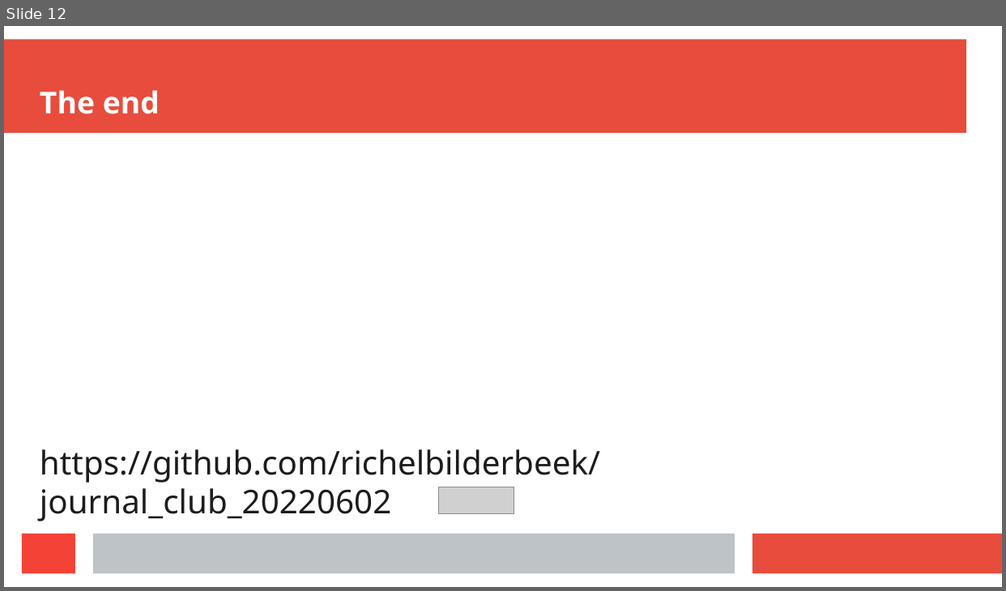
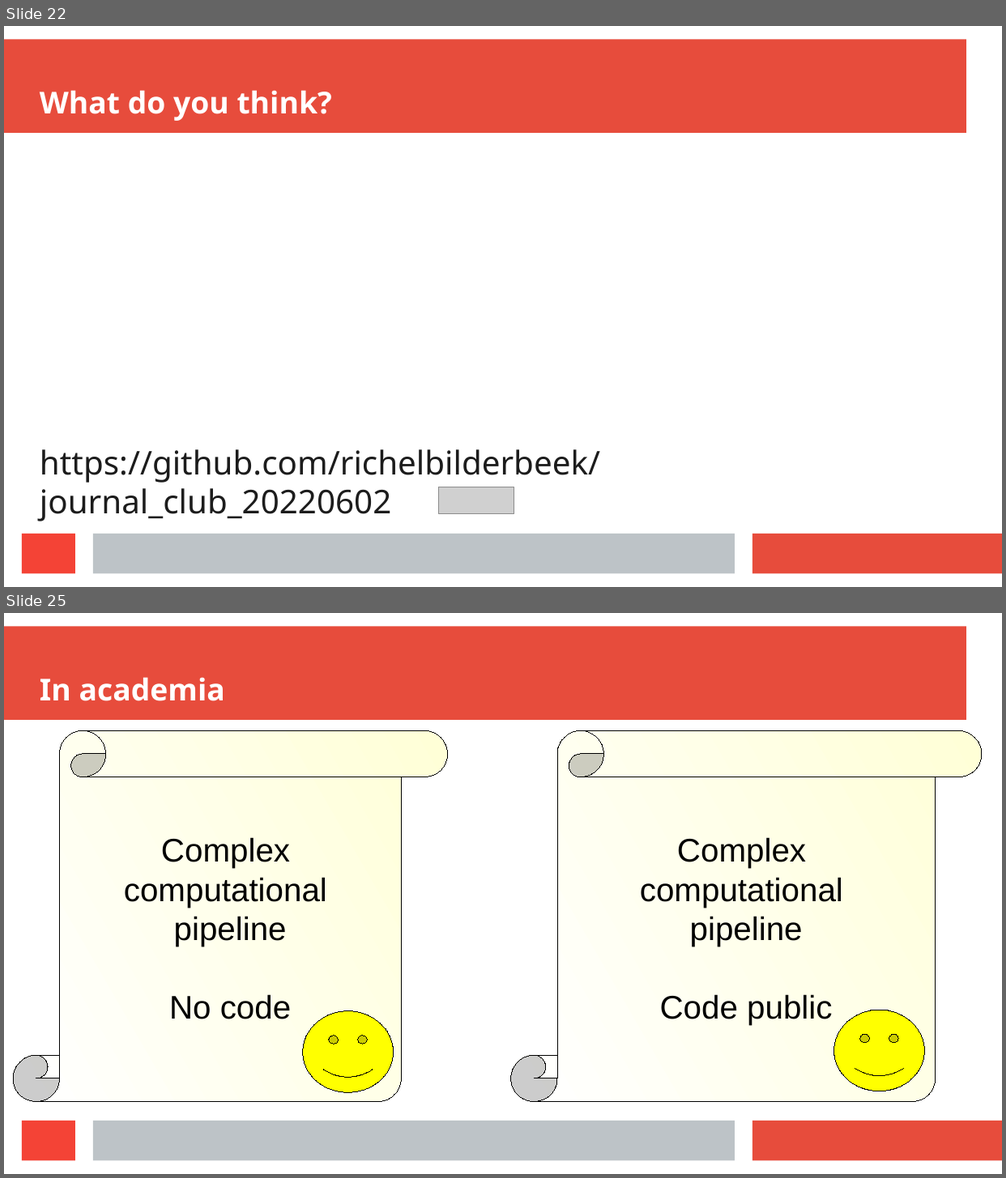
Before and after one commit to richelbilderbeek/journal_club_20220602, a slide deck: journal_club_20220602.odp. Shown one above the other, each under a label of ours: slide 12 before the commit, slides 22 and 25 after it; the slides between them are not shown. The pictures are 1006x591 and 1006x1178 pixels, drawn with LibreOffice and Linux fonts; fonts in the diff are those of the drawing; grey boxes stand for pictures. Boxes give left, top, right and bottom in pixels: in the first picture for what was removed or moved away, otherwise in the second. Text is boxed around its words. In the diff, an @@ line names an element or a change of style, - is before the commit and + after.

```diff
--- a/journal_club_20220602.odp
+++ b/journal_club_20220602.odp
@@ slide 25 added at bbox=[4, 613, 1002, 1174], background #FFFFFF; not listed: 4 template elements that a slide beside it also shows @@
@@ title added at bbox=[40, 677, 225, 701], 24 pt, text #FFFFFF, bold @@
+In academia
@@ vertical scroll added at bbox=[13, 730, 448, 1102], fill gradient #FFFFD7 to #FFFFFF, outline #000000 0 pt, 26 pt, text #000000 @@
+Complex
+computational
+pipeline
+No code
@@ vertical scroll added at bbox=[511, 730, 982, 1102], fill gradient #FFFFD7 to #FFFFFF, outline #000000 0 pt, 26 pt, text #000000 @@
+Complex
+computational
+pipeline
+Code public
@@ smiley face added at bbox=[303, 1012, 394, 1093], fill #FFFF00, outline #000000 0 pt @@
@@ smiley face added at bbox=[834, 1011, 925, 1092], fill #FFFF00, outline #000000 0 pt @@
@@ what was slide 12 is now slide 22 @@
@@ slide 22 changed as well @@
@@ title at bbox=[40, 90, 332, 121]: text changed @@
-The end
+What do you think?
```
Also in this commit, not shown: 5 other slides changed, 15 other slides added, 3 slides removed, 12 other files.
